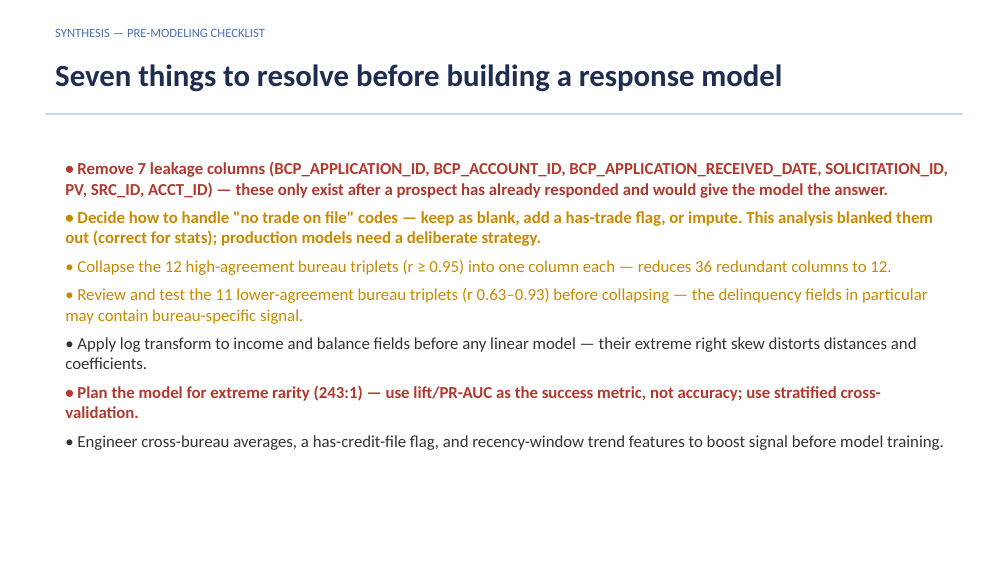
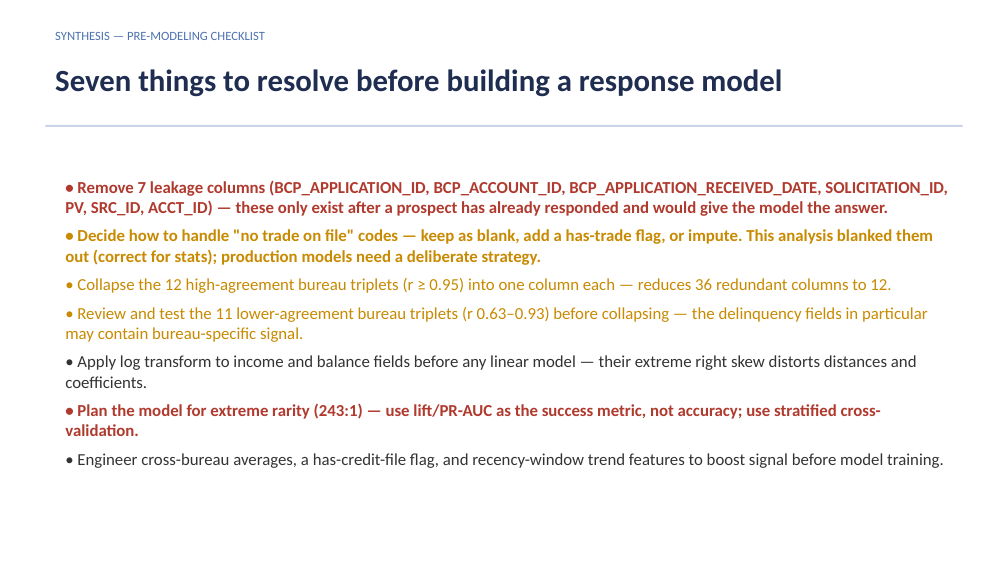
Before and after one commit to adarshkuthuru/segmentation-and-feature-discovery-claude-demo, a slide deck: slide 10 of outputs/EDA/Full_Data_executive_summary.pptx. Drawn at 1008x567 pixels with LibreOffice and Linux fonts; fonts in the diff are those of the drawing. Boxes give left, top, right and bottom in pixels: in the first picture for what was removed or moved away, otherwise in the second. Text is boxed around its words. In the diff, an @@ line names an element or a change of style, - is before the commit and + after.

```diff
--- a/outputs/EDA/Full_Data_executive_summary.pptx
+++ b/outputs/EDA/Full_Data_executive_summary.pptx
@@ text "Seven things to resolve before ...": place and size @@
-text "Seven things to resolve before ..." at bbox=[55, 64, 782, 92]
+text "Seven things to resolve before ..." at bbox=[55, 69, 782, 97]
@@ rectangle: place and size @@
-rectangle at bbox=[45, 113, 963, 115]
+rectangle at bbox=[45, 125, 963, 127]
@@ text "• Remove 7 leakage columns ...": place and size @@
-text "• Remove 7 leakage columns ..." at bbox=[65, 161, 948, 450]
+text "• Remove 7 leakage columns ..." at bbox=[65, 180, 948, 468]
```
Also in this commit, not shown: 8 other slides changed, 5 other files.
